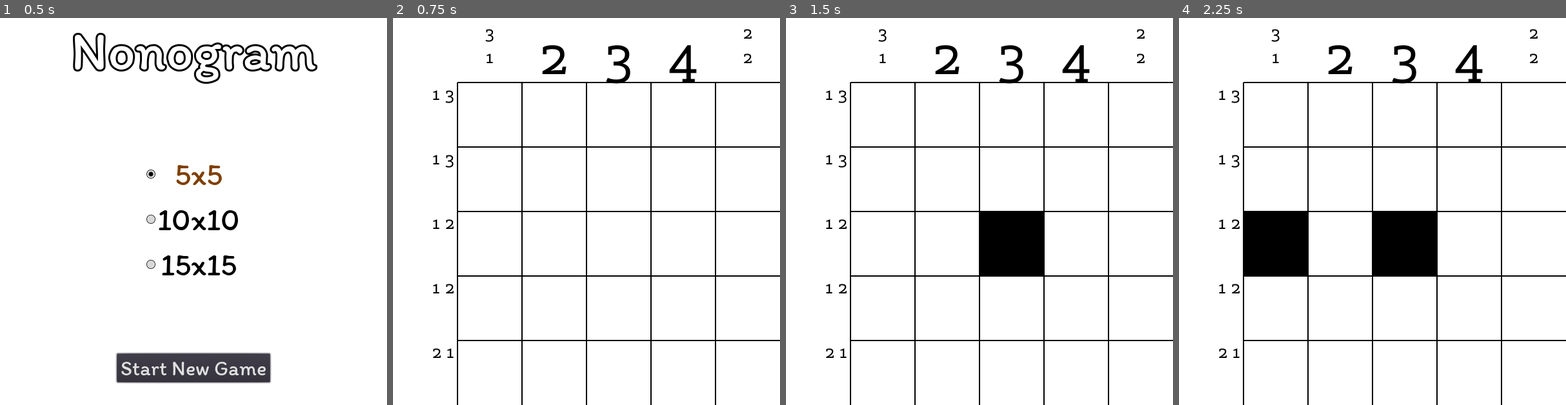
Above: before the commit, frames 1-4 (left to right).
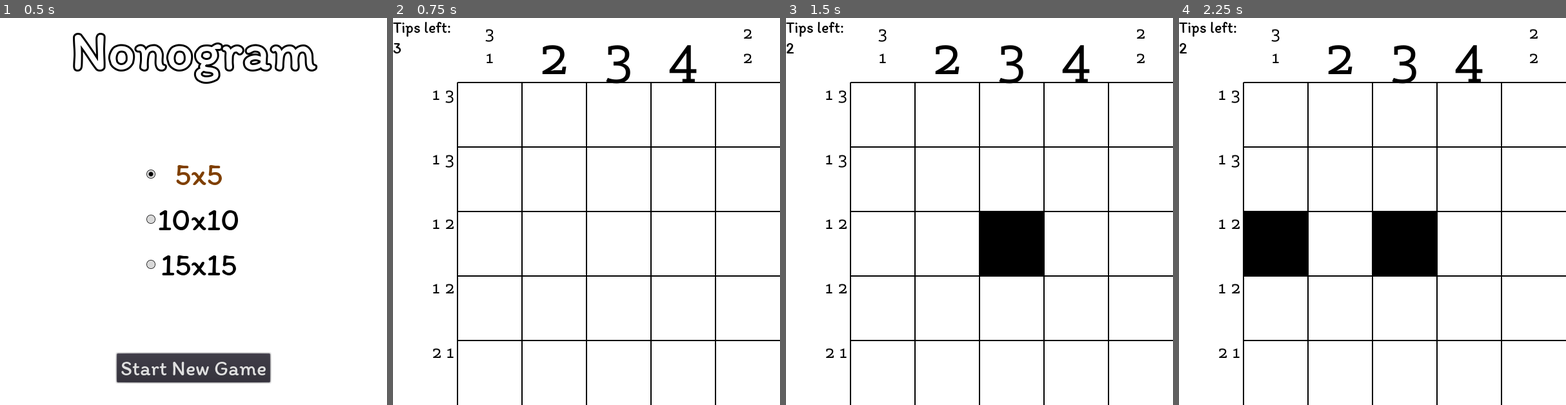
Above: after the commit, the same moments.

Repository: cacilhas/nonogram
Game: Godot game, scene res://Menu.tscn
The game is run twice, just before and just after one commit, with the same random seed, the same clock (stepped at 60 frames per second) and the same inputs.
Inputs (mouse positions are in pixels of both pictures, inside the frame that each line leads up to):
- Up to frame 1 (0.5 s): no input
- Up to frame 2 (0.75 s): click "Start New Game" at 0.5 s
- Up to frame 3 (1.5 s): tap Enter at 1.25 s; move the mouse to (1010, 242) at 1.27 s; hold Right from 1.28 s (still down); hold Shift from 1.28 s (still down); click (1010, 242) at 1.42 s
- Up to frame 4 (2.25 s): tap Space at 2 s; move the mouse to (1295, 230) at 2.02 s; release Right at 2.03 s; release Shift at 2.03 s; tap Shift at 2.1 s; click (1295, 230) at 2.17 s

Frame 1 is identical in both runs. In frame 2, 0.2% of the frame differs, in the area x 0-15%, y 1-10%; in frame 3, 0.2%; in frame 4, 0.2%.

Commit message:
show left tips

Diff:
--- a/Board.gd
+++ b/Board.gd
@@ -1,6 +1,7 @@
 extends ColorRect
 
 signal done(board)
+signal tips(count)
 
 var board := PoolByteArray()
 var tips := 3
@@ -47,6 +48,7 @@
 			elif Input.is_key_pressed(KEY_SHIFT) and tips > 0:
 				tips -= 1
 				board[index] = 1 if maze.cell(position) == 1 else 2
+				emit_signal("tips", tips)
 				call_deferred("update")
 				return
 
--- a/Main.gd
+++ b/Main.gd
@@ -6,6 +6,7 @@
 
 onready var board: ColorRect = $Board
 onready var maze: Maze = Maze.new(Global.size)
+onready var tips: Label = $Tips/Label
 onready var victory: Label = $Victory/Label
 
 
@@ -53,3 +54,7 @@
 func _on_done(board: PoolByteArray) -> void:
 	if maze.check(board):
 		victory.show()
+
+
+func _on_tips(left: int) -> void:
+	tips.text = "Tips left:\n%d" % left
--- a/Main.tscn
+++ b/Main.tscn
@@ -1,9 +1,14 @@
-[gd_scene load_steps=6 format=2]
+[gd_scene load_steps=8 format=2]
 
 [ext_resource path="res://Main.gd" type="Script" id=1]
 [ext_resource path="res://Maze.gd" type="Script" id=2]
 [ext_resource path="res://Board.tscn" type="PackedScene" id=3]
 [ext_resource path="res://assets/cherry-swash.ttf" type="DynamicFontData" id=4]
+[ext_resource path="res://assets/itim.ttf" type="DynamicFontData" id=5]
+
+[sub_resource type="DynamicFont" id=2]
+size = 24
+font_data = ExtResource( 5 )
 
 [sub_resource type="DynamicFont" id=1]
 size = 500
@@ -14,6 +19,19 @@
 Maze = ExtResource( 2 )
 
 [node name="Board" parent="." instance=ExtResource( 3 )]
+
+[node name="Tips" type="CanvasLayer" parent="."]
+
+[node name="Label" type="Label" parent="Tips"]
+margin_right = 90.0
+margin_bottom = 61.0
+custom_fonts/font = SubResource( 2 )
+custom_colors/font_color = Color( 0, 0, 0, 1 )
+text = "Tips left:
+3"
+__meta__ = {
+"_edit_use_anchors_": false
+}
 
 [node name="Victory" type="CanvasLayer" parent="."]
 layer = 10
@@ -36,3 +54,4 @@
 }
 
 [connection signal="done" from="Board" to="." method="_on_done"]
+[connection signal="tips" from="Board" to="." method="_on_tips"]
